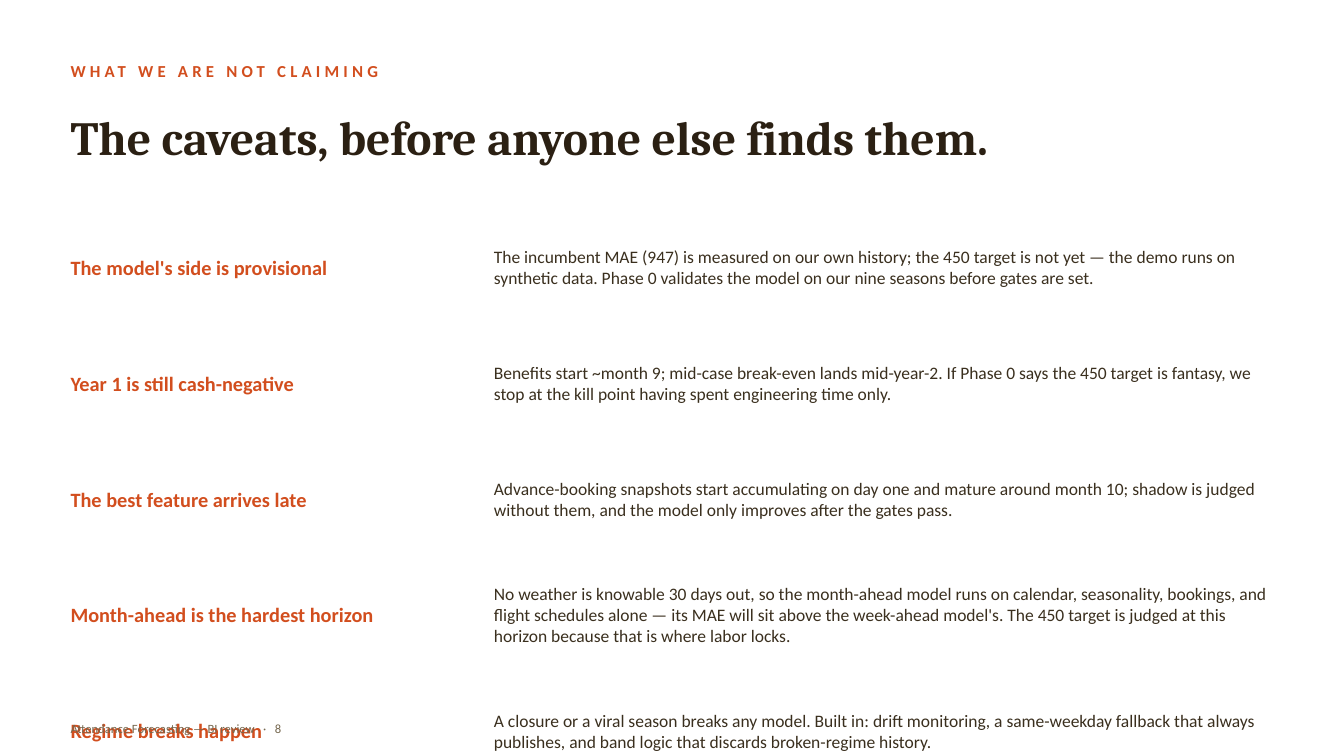
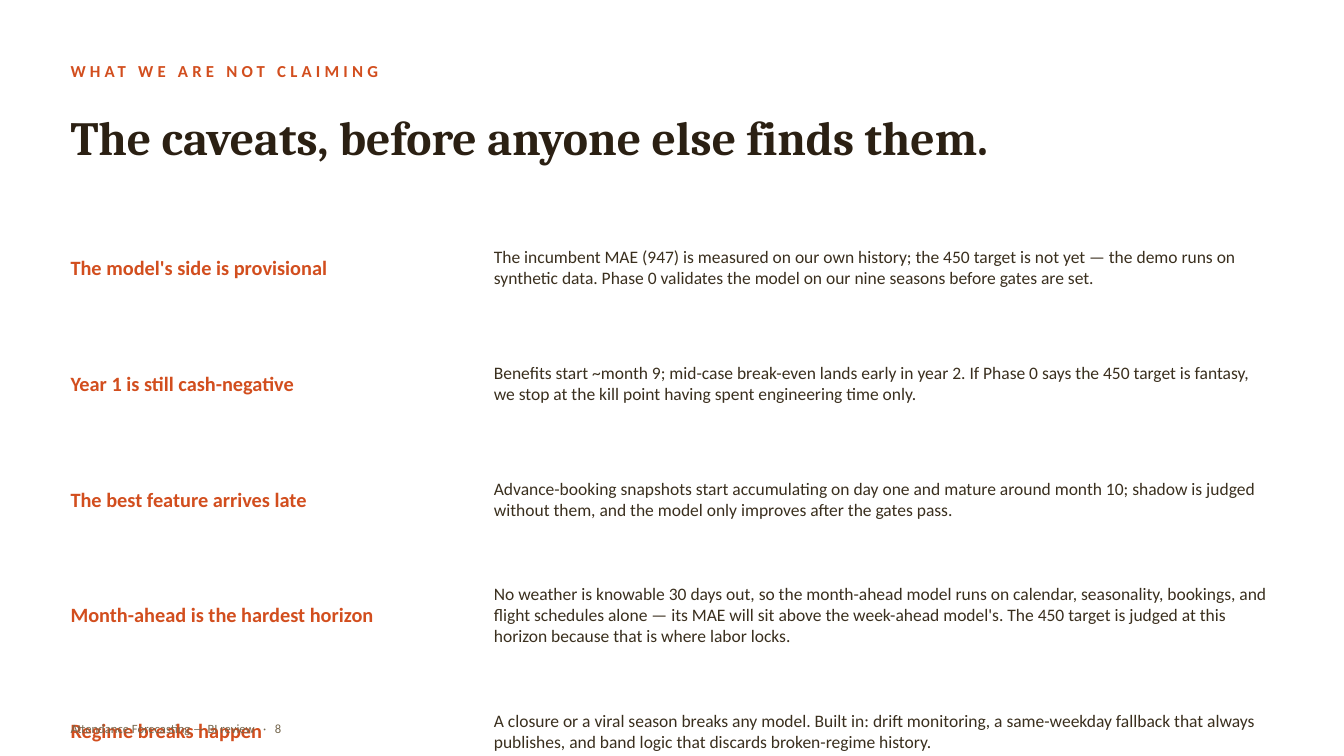
Before and after one commit to lmansf/Attendance-Projections, a slide deck: slide 8 of docs/deck/attendance-forecast-roi.pptx. Drawn at 1344x756 pixels with LibreOffice and Linux fonts; fonts in the diff are those of the drawing. Boxes give left, top, right and bottom in pixels: in the first picture for what was removed or moved away, otherwise in the second. Text is boxed around its words. In the diff, an @@ line names an element or a change of style, - is before the commit and + after.

```diff
--- a/docs/deck/attendance-forecast-roi.pptx
+++ b/docs/deck/attendance-forecast-roi.pptx
@@ text at (494, 367, 1249, 403): text changed @@
-Benefits start ~month 9; mid-case break-even lands mid-year-2. If Phase 0 says the 450 target is fantasy, we stop at the kill point having spent engineering time only.
+Benefits start ~month 9; mid-case break-even lands early in year 2. If Phase 0 says the 450 target is fantasy, we stop at the kill point having spent engineering time only.
```
Also in this commit, not shown: 2 other slides changed, 2 other files.
